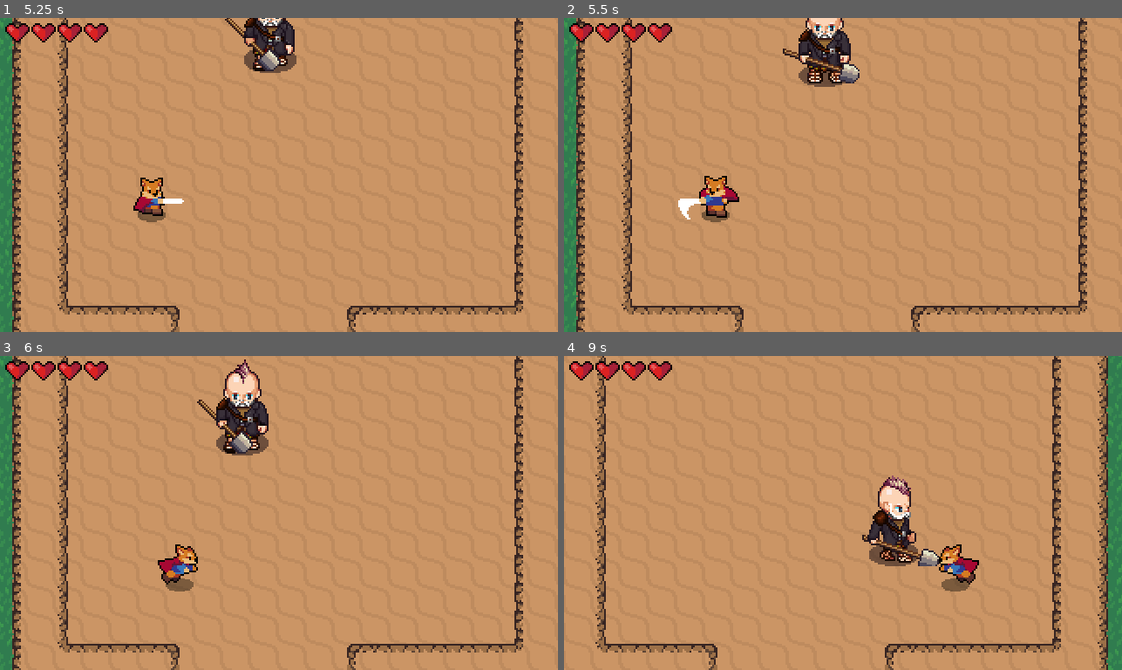
Above: before the commit, frames 1-4 (two rows, left to right).
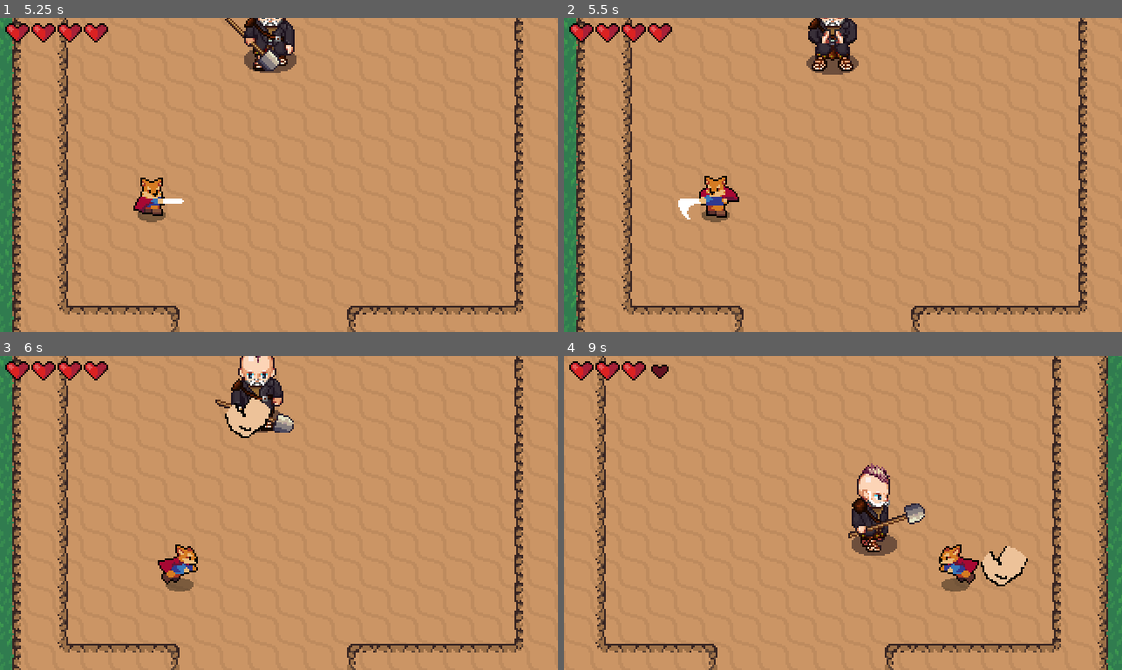
Above: after the commit, the same moments.

Repository: Ciaran-Whyte/8bitBosses
Game: Godot game, scene res://World.tscn
Same seed, same stepped clock (60 frames per second), same inputs: the game is played once before the commit and once after it.
Inputs:
- Up to frame 1 (5.25 s): tap Enter (ui_accept) at 0.5, 0.77, 1.52, 3.02, 3.77, 4.52 s; hold Right (ui_right) 0.53-1.28 s; tap X (attack) every 1.5 s from 0.6 to 5.1 s; hold Down (ui_down) 1.28-2.03 s; tap Z (roll) at 1.35, 2.85, 4.35 s; hold Right (ui_right) 2.03-2.78 s; hold Up (ui_up) 2.78-3.53 s; hold Left (ui_left) 3.53-5.03 s; hold Down (ui_down) from 5.03 s (still down)
- Up to frame 2 (5.5 s): keep holding Down (ui_down)
- Up to frame 3 (6 s): release Down (ui_down) at 5.78 s; hold Right (ui_right) from 5.78 s (still down); tap Z (roll) at 5.85 s
- Up to frame 4 (9 s): tap Enter (ui_accept) at 6.02, 6.77, 7.52 s; release Right (ui_right) at 6.53 s; hold Up (ui_up) 6.53-7.28 s; tap X (attack) at 6.6, 8.1 s; hold Right (ui_right) 7.28-8.03 s; tap Z (roll) at 7.35, 8.85 s; hold Down (ui_down) 8.03-8.78 s; hold Left (ui_left) from 8.78 s (still down)

Frame 1 is identical in both runs. In frame 2, 1.9% of the frame differs, in the area x 39-53%, y 0-22%; in frame 3, 3.0%; in frame 4, 3.9%, in the area x 15-84%, y 1-74%.

Commit message:
Player death causes level reset

Diff:
--- a/Enemies/Bat.tscn
+++ b/Enemies/Bat.tscn
@@ -102,7 +102,7 @@
 material = SubResource( 1 )
 frames = SubResource( 7 )
 animation = "Fly"
-frame = 3
+frame = 2
 playing = true
 offset = Vector2( 0, -12 )
 
--- a/Enemies/DTrainer.gd
+++ b/Enemies/DTrainer.gd
@@ -5,7 +5,7 @@
 export var MAX_SPEED = 40
 export var ACCELERATION = 500
 export var ATTACK_RANGE = 35
-export var SPELL_RANGE = 150
+export var SPELL_RANGE = 120
 export var FRICTION = 500
 export var MAX_THIA_FIVES = 1
 var CURRENT_THIA_FIVES = 0
@@ -60,7 +60,7 @@
 
 func spell_state(delta):
 	if player_in_detection_zone:
-		if(global_position.distance_to(playerDetectionZone.player.global_position) > ATTACK_RANGE + 10):
+		if(global_position.distance_to(playerDetectionZone.player.global_position) > SPELL_RANGE + 10) or Global.level_1_globals['CURRENT_THAI_FIVES'] == Global.level_1_globals['MAX_THAI_FIVES']:
 			state = MOVE
 		else:
 			velocity = velocity.move_toward(Vector2.ZERO * FRICTION, ACCELERATION * delta )
@@ -71,6 +71,7 @@
 	get_parent().add_child(thaiFive)
 	thaiFive.global_position = global_position
 	thaiFive.launch()
+	Global.level_1_globals['CURRENT_THAI_FIVES'] += 1
 
 func attack_state(delta):
 	if(global_position.distance_to(playerDetectionZone.player.global_position) > ATTACK_RANGE + 10):
@@ -86,5 +87,5 @@
 	player_in_detection_zone = true
 	state = MOVE
 
-func _on_PlayerDetectionZone_body_exited(body):
+func _on_PlayerDetectionZone_body_exited(_body):
 	player_in_detection_zone = false
--- a/Enemies/thaiFive.gd
+++ b/Enemies/thaiFive.gd
@@ -17,10 +17,16 @@
 	if player != null:
 		var target = ( player.global_position - self.global_position ).normalized()
 		velocity = velocity.move_toward(target * MAX_SPEED, ACCELERATION * delta )
-		move_and_collide(velocity)
+		var hit = move_and_collide(velocity)
+		if hit != null:
+			remove_thai_five()
 
 func _on_PlayerDectionZone_body_entered(body):
 	player = body
 
 func _on_Timer_timeout():
+	remove_thai_five()
+
+func remove_thai_five():
 	call_deferred("queue_free")
+	Global.level_1_globals['CURRENT_THAI_FIVES'] -= 1
--- a/Enemies/thaiFive.tscn
+++ b/Enemies/thaiFive.tscn
@@ -1,37 +1,50 @@
-[gd_scene load_steps=5 format=2]
+[gd_scene load_steps=7 format=2]
 
 [ext_resource path="res://Enemies/elbow_attack.png" type="Texture" id=1]
 [ext_resource path="res://Enemies/thaiFive.gd" type="Script" id=2]
+[ext_resource path="res://Enemies/thaiFiveDamage.gd" type="Script" id=3]
 
 [sub_resource type="CapsuleShape2D" id=1]
-radius = 6.33471
+radius = 14.151
 height = 0.0
 
 [sub_resource type="CapsuleShape2D" id=2]
-radius = 73.3556
+radius = 142.557
+
+[sub_resource type="LineShape2D" id=3]
 
 [node name="thaiFive" type="KinematicBody2D"]
-collision_layer = 16
-collision_mask = 2
+collision_layer = 0
+collision_mask = 0
 script = ExtResource( 2 )
 
 [node name="Sprite" type="Sprite" parent="."]
 texture = ExtResource( 1 )
 
-[node name="CollisionShape2D" type="CollisionShape2D" parent="."]
-position = Vector2( -0.147671, 7.97414 )
+[node name="HurtBox" type="Area2D" parent="."]
+collision_layer = 0
+collision_mask = 4
+script = ExtResource( 3 )
+
+[node name="CollisionShape2D" type="CollisionShape2D" parent="HurtBox"]
+position = Vector2( 1.29492, 2.40987 )
 shape = SubResource( 1 )
 
 [node name="PlayerDectionZone" type="Area2D" parent="."]
-collision_layer = 16
+collision_layer = 0
 collision_mask = 2
 
 [node name="CollisionShape2D" type="CollisionShape2D" parent="PlayerDectionZone"]
+position = Vector2( 0.206085, -7.62939e-06 )
 shape = SubResource( 2 )
 
 [node name="Timer" type="Timer" parent="."]
 wait_time = 2.0
 one_shot = true
 autostart = true
+
+[node name="ignore_warning" type="CollisionShape2D" parent="."]
+visible = false
+shape = SubResource( 3 )
 [connection signal="body_entered" from="PlayerDectionZone" to="." method="_on_PlayerDectionZone_body_entered"]
 [connection signal="timeout" from="Timer" to="." method="_on_Timer_timeout"]
--- /dev/null
+++ b/Enemies/thaiFiveDamage.gd
@@ -0,0 +1,3 @@
+extends Area2D
+
+export var damage = 1
--- a/Game.gd
+++ b/Game.gd
@@ -5,10 +5,22 @@
 var level_number:int = 1
 var defeated_bosess = [0,0,0,0,0,0,0,0]
 
+var level_1_globals = {
+	"MAX_THAI_FIVES" : 1,
+	"CURRENT_THAI_FIVES": 0
+}
+
 func _ready():
 	call_deferred("init")
 
+func reset():
+	print("reload_current_scene")
+	PlayerStats.set_health(PlayerStats.max_health)
+	level_1_globals['CURRENT_THAI_FIVES'] = 0
+	load_level(1)
+
 func init():
+	PlayerStats.connect("no_health", self, "reset")
 	load_level(level_number)
 
 func load_level(num:int):
--- a/Player/Player.gd
+++ b/Player/Player.gd
@@ -27,7 +27,6 @@
 onready var blinkAnimationPlayer = $BlinkAnimationPlayer
 
 func _ready():
-	stats.connect("no_health", self, "queue_free")
 	animationTree.active = true
 	swordHitBox.knockback_vector = roll_vector
 
--- a/Player/Player.tscn
+++ b/Player/Player.tscn
@@ -771,7 +771,6 @@
 frame = 36
 
 [node name="CollisionShape2D" type="CollisionShape2D" parent="."]
-visible = false
 rotation = -1.5708
 shape = SubResource( 2 )
 
@@ -803,7 +802,6 @@
 parameters/Run/blend_position = Vector2( 0, 0 )
 
 [node name="HitBoxPivot" type="Position2D" parent="."]
-visible = false
 position = Vector2( 0, -4 )
 rotation = 1.5708
 __meta__ = {
@@ -821,7 +819,6 @@
 disabled = true
 
 [node name="HurtBox" parent="." instance=ExtResource( 5 )]
-visible = false
 collision_layer = 4
 
 [node name="CollisionShape2D" parent="HurtBox" index="0"]
